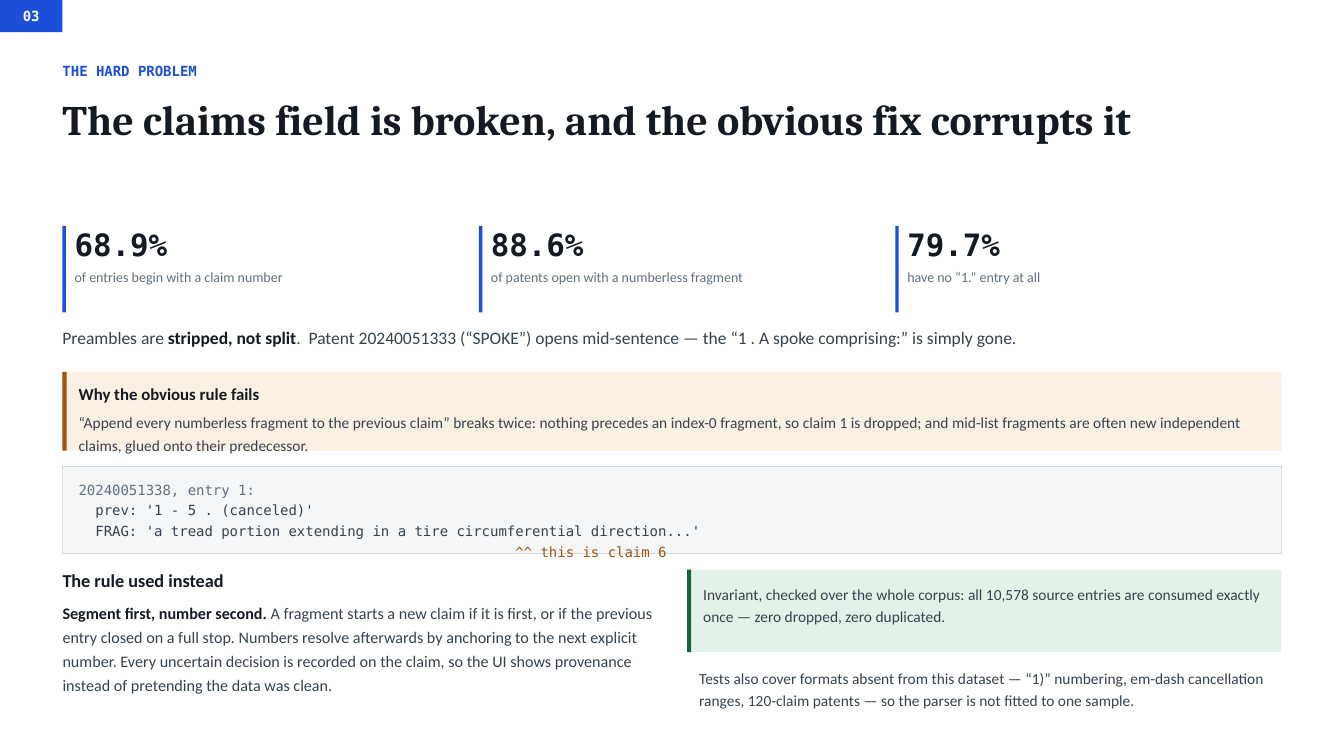
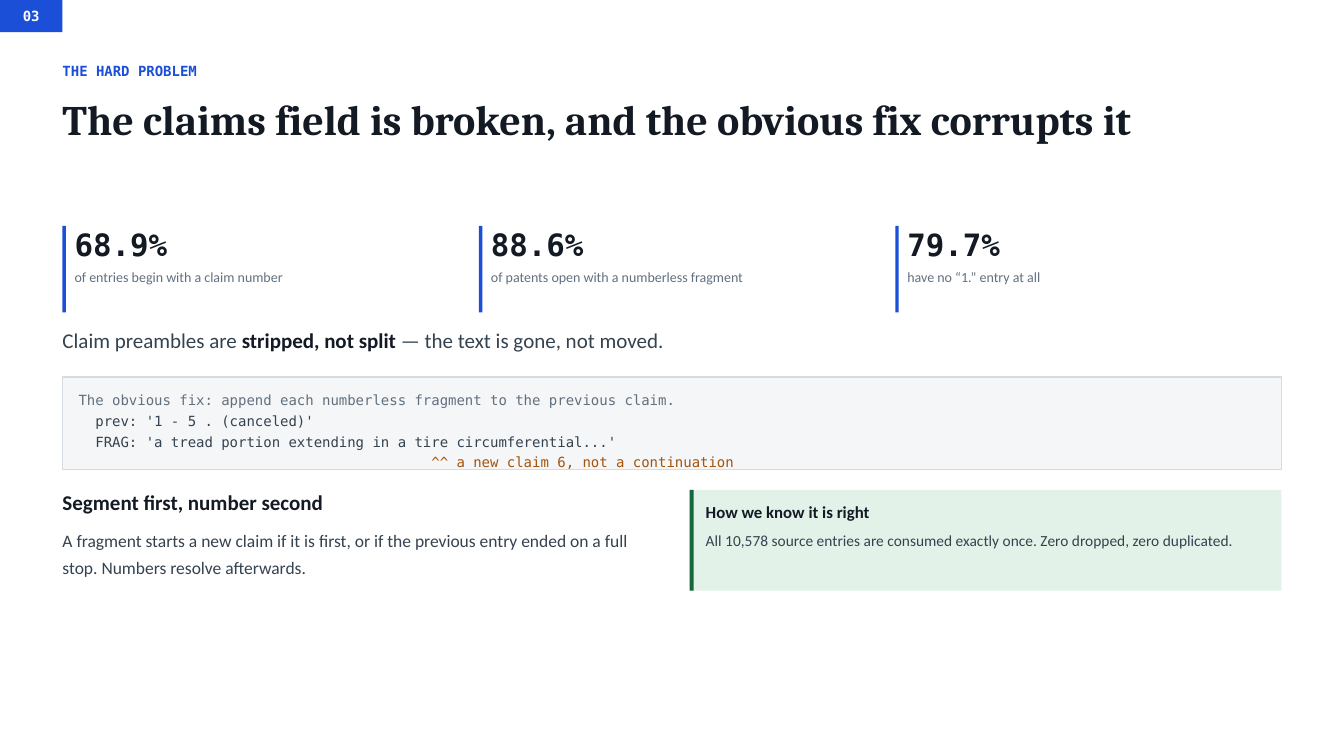
Before and after one commit to aryanjain285/thinkstruct, a slide deck: slide 3 of docs/thinkstruct-deck.pptx. Drawn at 1344x756 pixels with LibreOffice and Linux fonts; fonts in the diff are those of the drawing. Boxes give left, top, right and bottom in pixels: in the first picture for what was removed or moved away, otherwise in the second. Text is boxed around its words. In the diff, an @@ line names an element or a change of style, - is before the commit and + after.

```diff
--- a/docs/thinkstruct-deck.pptx
+++ b/docs/thinkstruct-deck.pptx
@@ text at [62, 333, 664, 352]: text changed; size 12.5 to 15 pt @@
-Preambles are stripped, not split. Patent 20240051333 (“SPOKE”) opens mid-sentence — the “1 . A spoke comprising:” is simply gone.
+Claim preambles are stripped, not split — the text is gone, not moved.
@@ rectangle: place and size @@
-rectangle at [63, 372, 1281, 451]
+rectangle at [63, 377, 1281, 470]
@@ rectangle at [63, 377, 1281, 470]: fill #FBF0E2 to #F4F6F8; outline none to #D5DBE2 0.75 pt @@
@@ rectangle removed at [63, 372, 67, 451] @@
@@ text "The obvious fix: append each ...": place and size @@
-text "The obvious fix: append each ..." at [79, 484, 700, 557]
+text "The obvious fix: append each ..." at [79, 394, 734, 469]
@@ text removed at [79, 388, 1240, 454] @@
-Why the obvious rule fails
-“Append every numberless fragment to the previous claim” breaks twice: nothing precedes an index-0 fragment, so claim 1 is dropped; and mid-list fragments are often new independent claims, glued onto their predecessor.
@@ text at [79, 394, 675, 408]: text changed @@
-20240051338, entry 1:
+The obvious fix: append each numberless fragment to the previous claim.
@@ text at [95, 436, 734, 469]: text changed @@
-FRAG: 'a tread portion extending in a tire circumferential direction...'
-^^ this is claim 6
+FRAG: 'a tread portion extending in a tire circumferential...'
+^^ a new claim 6, not a continuation
@@ rectangle removed at [63, 467, 1281, 554] @@
@@ text at [62, 495, 628, 577]: text changed; size 11.5 to 12.5 pt @@
-The rule used instead
-Segment first, number second. A fragment starts a new claim if it is first, or if the previous entry closed on a full stop. Numbers resolve afterwards by anchoring to the next explicit number. Every uncertain decision is recorded on the claim, so the UI shows provenance instead of pretending the data was clean.
+Segment first, number second
+A fragment starts a new claim if it is first, or if the previous entry ended on a full stop. Numbers resolve afterwards.
@@ rectangle: place and size @@
-rectangle at [688, 570, 1282, 652]
+rectangle at [690, 490, 1281, 591]
@@ rectangle: place and size @@
-rectangle at [688, 570, 692, 652]
+rectangle at [690, 490, 694, 591]
@@ text at [706, 506, 1233, 549]: text changed @@
-Invariant, checked over the whole corpus: all 10,578 source entries are consumed exactly once — zero dropped, zero duplicated.
+How we know it is right
+All 10,578 source entries are consumed exactly once. Zero dropped, zero duplicated.
@@ text removed at [699, 673, 1263, 709] @@
-Tests also cover formats absent from this dataset — “1)” numbering, em-dash cancellation ranges, 120-claim patents — so the parser is not fitted to one sample.
```
Also in this commit, not shown: 3 other slides changed, 1 slide added, 1 slide removed, 4 other files.
